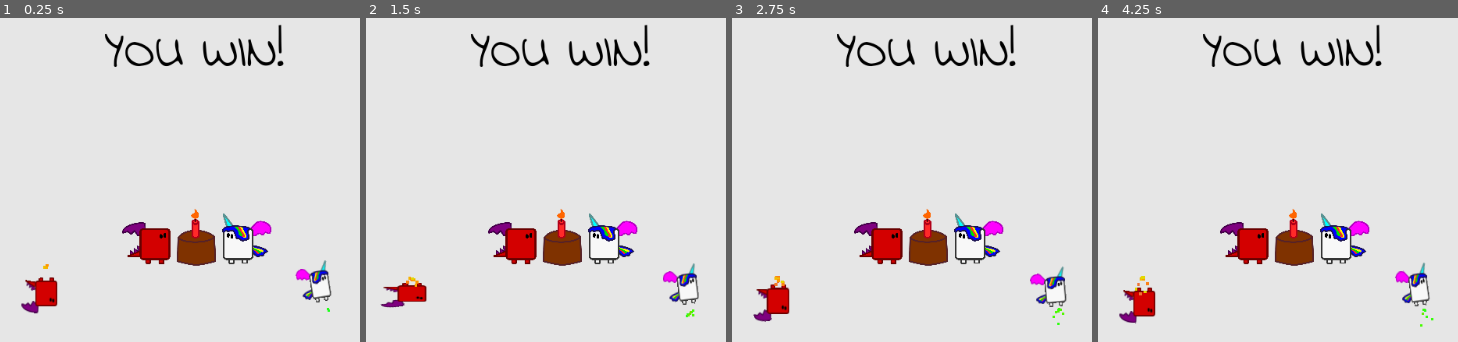
Above: before the commit, frames 1-4 (left to right).
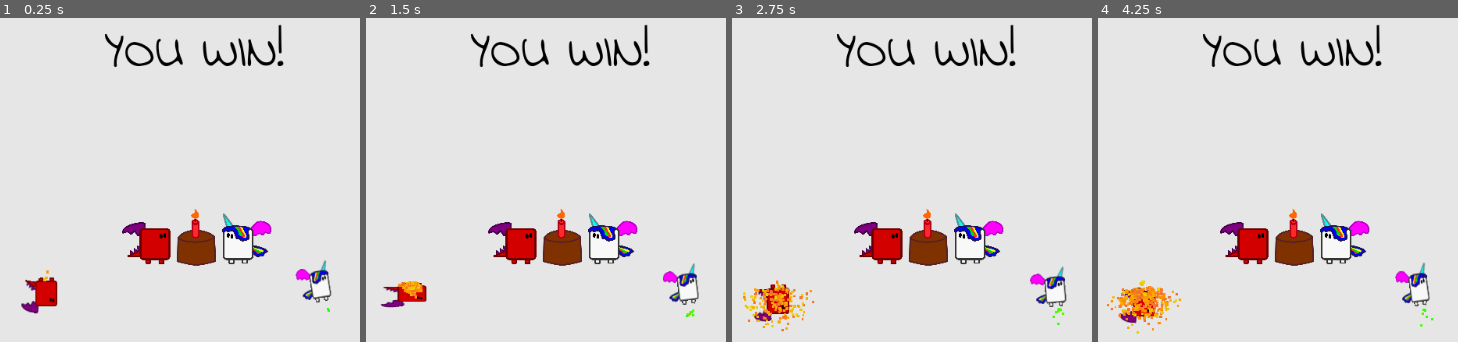
Above: after the commit, the same moments.

Repository: GameDrivenDesign/2-World-Co-Op-Color-Spray-Discovery-And-Jump-N-Run-2D
Game: Godot game, scene res://Win/Win.tscn
The game is run twice, just before and just after one commit, with the same random seed, the same clock (stepped at 60 frames per second) and the same inputs. This scene is started directly instead of the project's main scene.
Inputs:
- Up to frame 1 (0.25 s): no input
- Up to frame 2 (1.5 s): no input
- Up to frame 3 (2.75 s): no input
- Up to frame 4 (4.25 s): no input

The runs differ from the first frame. In frame 1, less than 0.1% of the frame differs, in the area x 11-14%, y 75-82%; in frame 2, 0.3%; in frame 3, 1.0%; in frame 4, 1.2%, in the area x 2-24%, y 79-98%.

Commit message:
fix animation paths in dragon.tscn

Diff:
--- a/Player/Dragon.tscn
+++ b/Player/Dragon.tscn
@@ -1150,7 +1150,7 @@
 "values": [ Vector2( 1, 1 ), Vector2( 1, 0.484814 ), Vector2( 1, 1 ), Vector2( 1, 1 ), Vector2( 1, 1 ) ]
 }
 tracks/15/type = "value"
-tracks/15/path = NodePath("colorParticles:position")
+tracks/15/path = NodePath("Node2D/colorParticles:position")
 tracks/15/interp = 1
 tracks/15/loop_wrap = true
 tracks/15/imported = false
@@ -1162,7 +1162,7 @@
 "values": [ Vector2( -1.45515, 14.982 ), Vector2( -1.45515, 11.0098 ), Vector2( -1.05794, 20.1457 ), Vector2( -1.05794, 22.9262 ), Vector2( -0.660721, 24.5151 ), Vector2( -1.45515, 24.5151 ) ]
 }
 
-[sub_resource type="Animation" id=13]
+[sub_resource type="Animation" id=7]
 
 resource_name = "winning"
 length = 1.0
@@ -1349,7 +1349,7 @@
 "values": [ Vector2( 1, 1 ), Vector2( 1, 0.484814 ), Vector2( 1, 1 ), Vector2( 1, 1 ), Vector2( 1, 1 ) ]
 }
 tracks/15/type = "value"
-tracks/15/path = NodePath("colorParticles:position")
+tracks/15/path = NodePath("Node2D/colorParticles:position")
 tracks/15/interp = 1
 tracks/15/loop_wrap = true
 tracks/15/imported = false
@@ -1361,7 +1361,7 @@
 "values": [ Vector2( -0.387421, 23.2931 ), Vector2( -0.387421, 13.2931 ), Vector2( -0.387421, 23.2931 ), Vector2( -0.387421, 23.2931 ) ]
 }
 tracks/16/type = "value"
-tracks/16/path = NodePath("colorStomp:emitting")
+tracks/16/path = NodePath("Node2D/colorStomp:emitting")
 tracks/16/interp = 1
 tracks/16/loop_wrap = true
 tracks/16/imported = false
@@ -1552,7 +1552,7 @@
 anims/standing = SubResource( 4 )
 anims/stomping = SubResource( 5 )
 anims/walking = SubResource( 6 )
-anims/winning = SubResource( 13 )
+anims/winning = SubResource( 7 )
 blend_times = [  ]
 _sections_unfolded = [ "Playback Options" ]
 
Not shown: 5 places in Player/Dragon.tscn that only renumber resources
